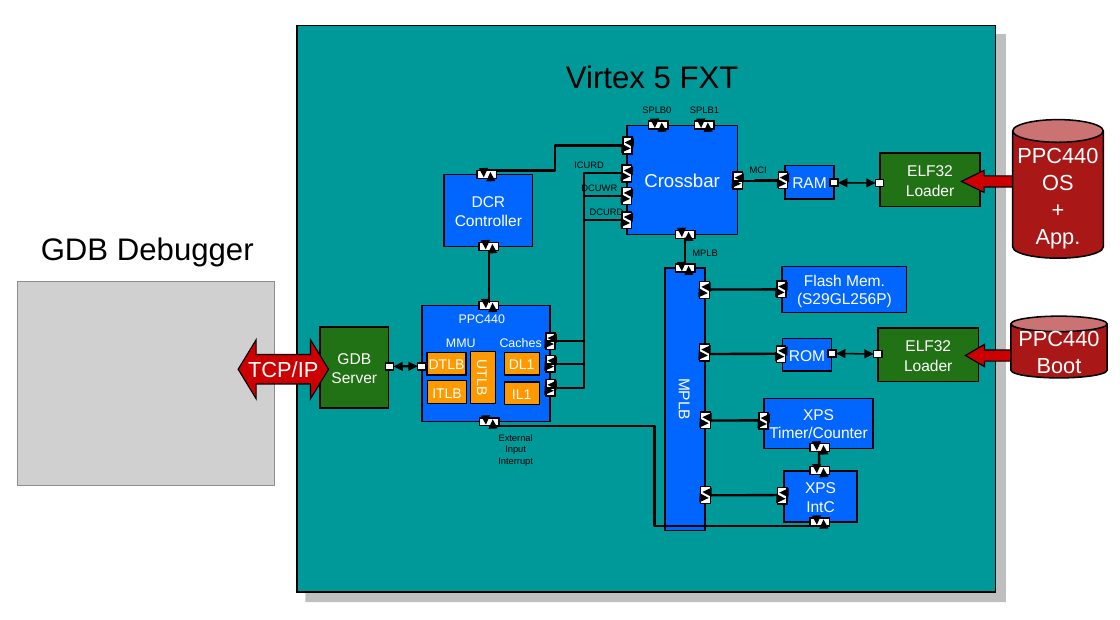
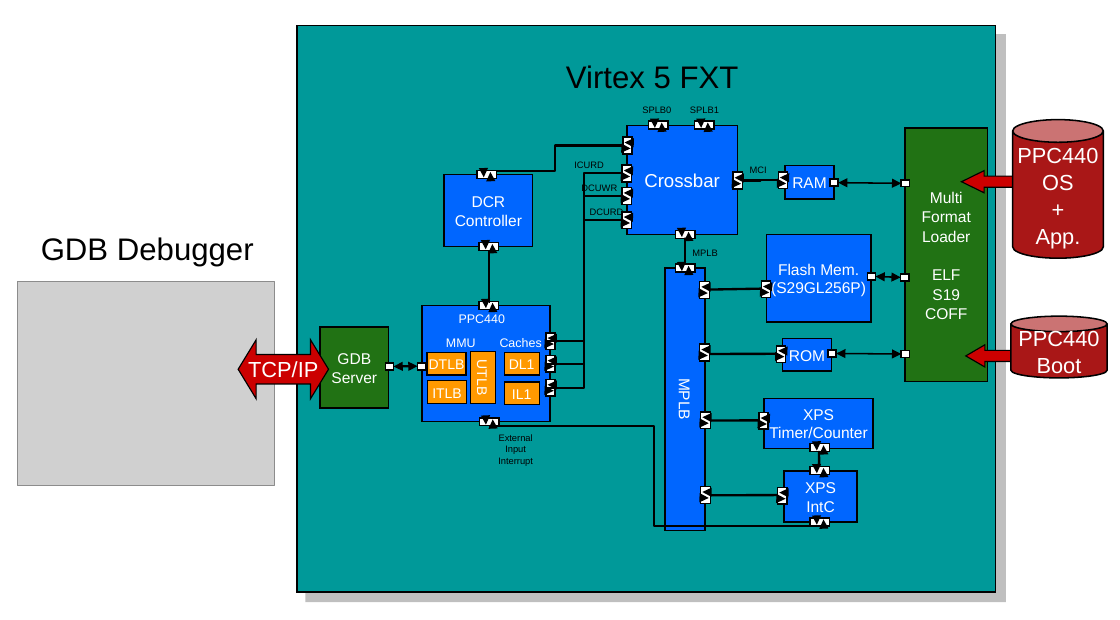
Before and after one commit to unisim-vp/unisim, a slide deck: slide 1 of unisim_docs/virtex5fxt/fig_schematic.ppt. Drawn at 1120x620 pixels with LibreOffice and Linux fonts; fonts in the diff are those of the drawing; grey boxes stand for pictures. Boxes give left, top, right and bottom in pixels: in the first picture for what was removed or moved away, otherwise in the second. Text is boxed around its words. In the diff, an @@ line names an element or a change of style, - is before the commit and + after.

```diff
--- a/unisim_docs/virtex5fxt/fig_schematic.ppt
+++ b/unisim_docs/virtex5fxt/fig_schematic.ppt
@@ rectangle added at bbox=[905, 128, 988, 381], fill #217214, outline #000000 0.99 pt, 10 pt, text #FFFFFF @@
+Multi
+Format
+Loader
+ELF
+S19
+COFF
@@ rectangle removed at bbox=[880, 153, 981, 207] @@
-ELF32
-Loader
@@ rectangle: place and size @@
-rectangle at bbox=[876, 179, 884, 186]
+rectangle at bbox=[902, 179, 909, 186]
@@ right arrow at bbox=[961, 170, 1052, 193]: proportions changed @@
@@ elbow line moved from (778, 180) - (732, 180) to (778, 180) - (743, 180) @@
@@ double arrow moved from (876, 183) - (838, 183) to (902, 184) - (838, 183) @@
@@ rectangle "Flash Mem.": place and size @@
-rectangle "Flash Mem." at bbox=[782, 267, 906, 312]
+rectangle "Flash Mem." at bbox=[766, 234, 870, 321]
@@ line moved from (777, 289) - (709, 289) to (762, 288) - (709, 289) @@
@@ 2 arrows, 1 rectangle: place and size @@
-2 arrows, 1 rectangle at bbox=[777, 281, 786, 297]
+2 arrows, 1 rectangle at bbox=[762, 281, 771, 297]
@@ rectangle added at bbox=[867, 273, 875, 280], fill #FFFFFF, outline #000000 0.99 pt @@
@@ double arrow added from (900, 277) to (876, 277), #000000 0.99 pt @@
@@ rectangle added at bbox=[900, 273, 908, 280], fill #FFFFFF, outline #000000 0.99 pt @@
@@ rectangle removed at bbox=[878, 328, 979, 382] @@
-ELF32
-Loader
@@ double arrow moved from (874, 354) - (837, 353) to (902, 354) - (837, 353) @@
@@ rectangle: place and size @@
-rectangle at bbox=[874, 351, 881, 357]
+rectangle at bbox=[902, 351, 909, 357]
```
Also in this commit, not shown: 2 other files.
